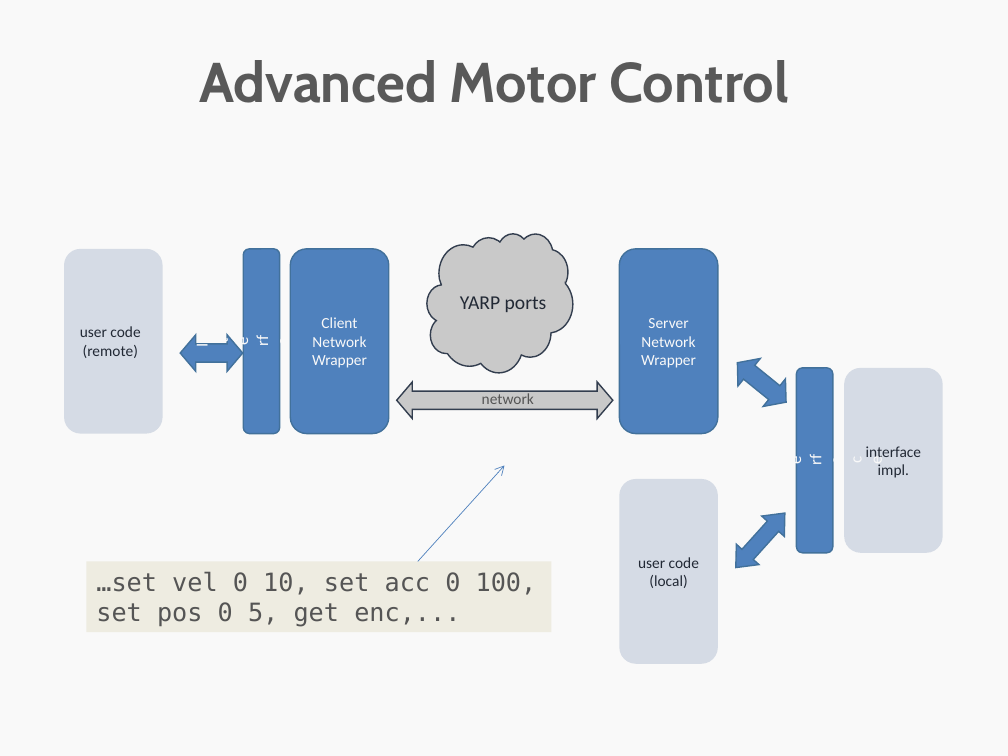
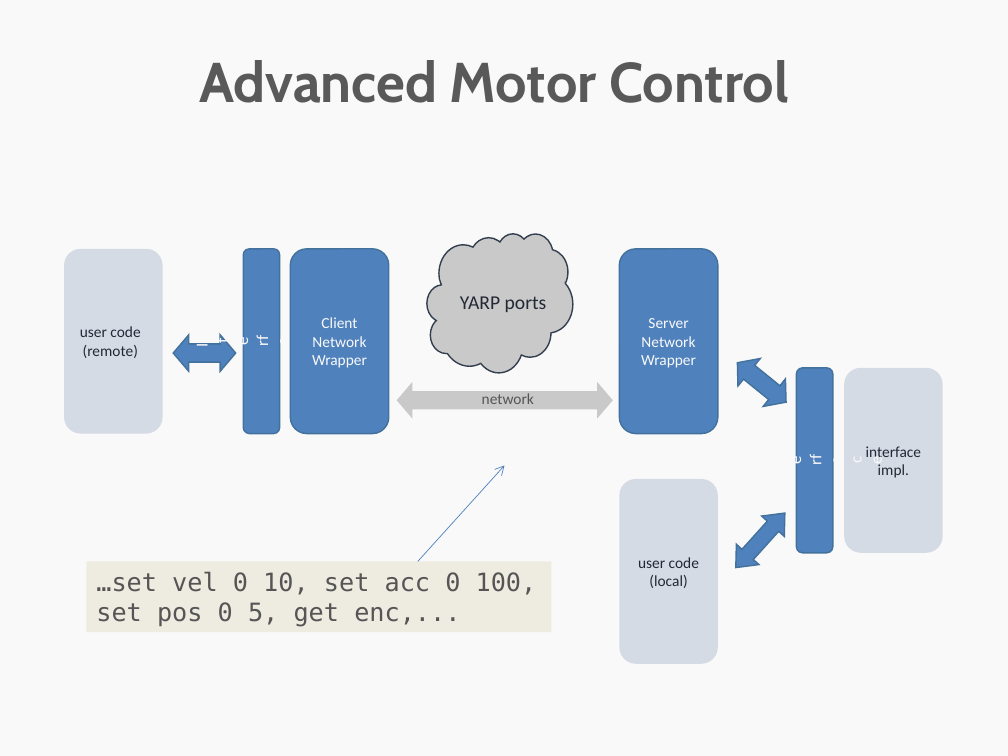
Before and after one commit to lornat75/Teaching, a slide deck: slide 6 of slides/2015-iit/motorControl.ppt. Drawn at 1008x756 pixels with LibreOffice and Linux fonts; fonts in the diff are those of the drawing; background and template pictures are left out. Boxes give left, top, right and bottom in pixels: in the first picture for what was removed or moved away, otherwise in the second. Text is boxed around its words. In the diff, an @@ line names an element or a change of style, - is before the commit and + after.

```diff
--- a/slides/2015-iit/motorControl.ppt
+++ b/slides/2015-iit/motorControl.ppt
@@ left right arrow: place and size @@
-left right arrow at [180,335,243,371]
+left right arrow at [173,335,236,371]
@@ left right arrow at [397,382,613,418]: outline #333E4F 0.99 pt to none @@
```
Also in this commit, not shown: 3 other files.
